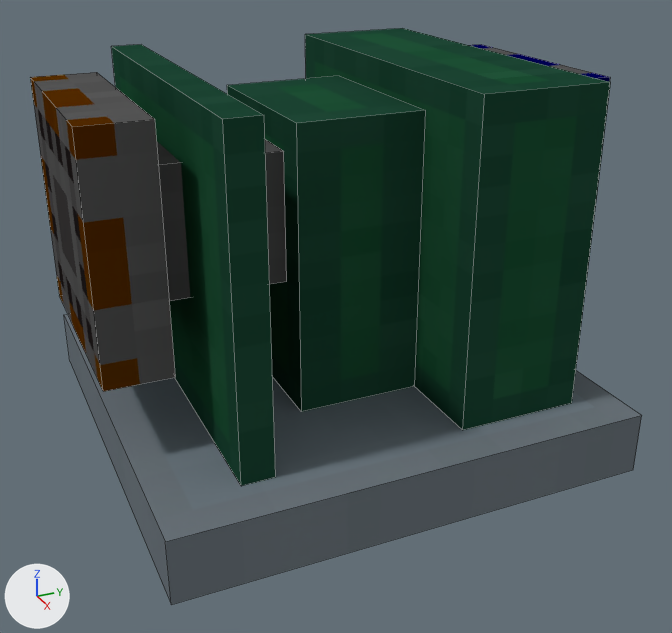
Two versions of the Blender file resources/assets/taam/models/block/pump.blend, one commit apart.
Both versions are drawn from a 50 mm camera at (2.148, -1.209, 1.045) aimed at (0.563, -0.495, 0.253). Lighting does not change. The marker at lower left points along +X, +Y and +Z. Mesh edges are drawn as thin lines.

The first picture shows 'Baseplate', 'Pump'.
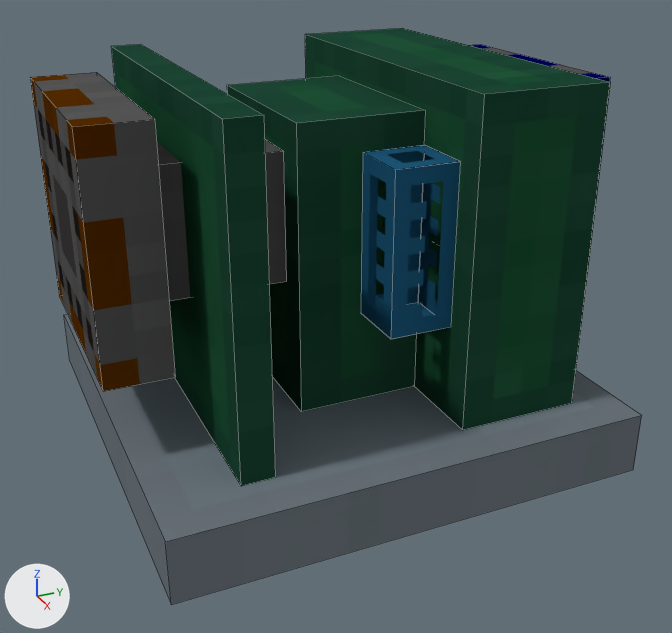
The edits, one by one:
me_pumdl is used by ob_pump; location (0.5, -0.5, 0.5).
me_pumdl had 48 vertices, 30 faces and spanned x -0.375..0.375, y -0.5..0.5, z -0.375..0.25.
me_pumdl now has 64 vertices, 42 faces and spans x -0.375..0.375, y -0.5..0.5, z -0.375..0.25.
me_pumdl part 1: a new loose piece, a box spanning x 0.187..0.313, y 0.0..0.125, z -0.188..0.125, in mat_conveyor.
me_pumdl part 2: a new loose piece, a box spanning x 0.188..0.312, y 0.0..0.125, z -0.187..0.125, in mat_conveyor.

Location of each change, (x1, y1, x2, y2) in pixels of the pictures (672 x 633 px):
part 1 of me_pumdl, added (blue): after (361, 145, 460, 339)
part 2 of me_pumdl, added (blue): after (368, 151, 443, 317)
